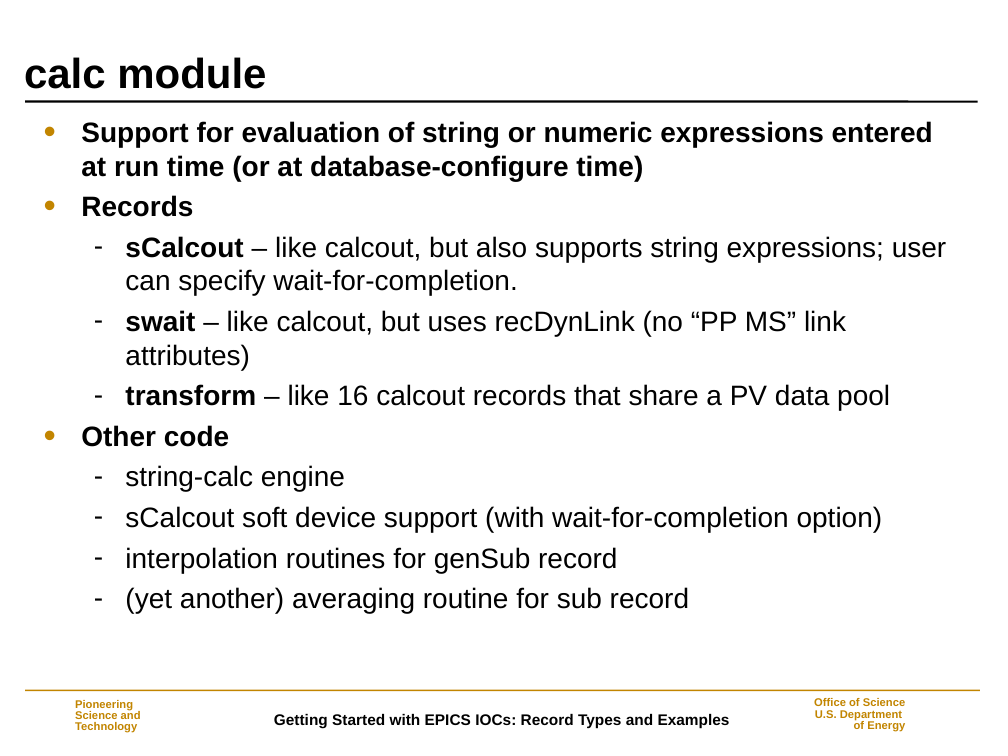
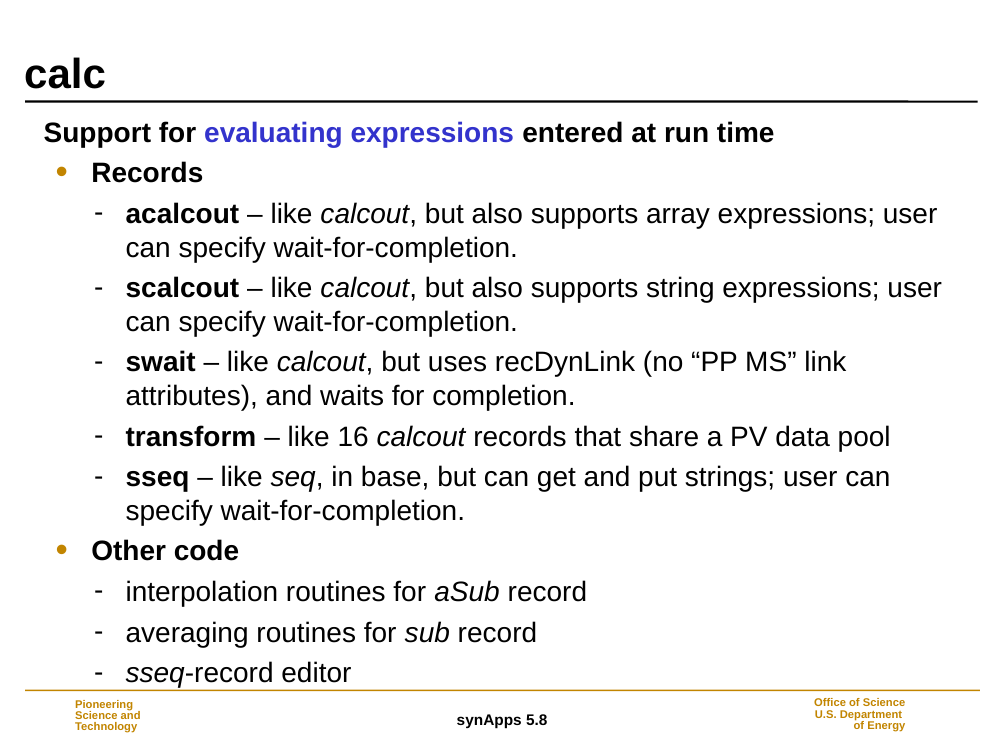
Before and after one commit to EPICS-synApps/documentation, a slide deck: slide 11 of IntroToSynApps.ppt (slide 9 before the commit). Drawn at 1008x756 pixels with LibreOffice and Linux fonts; fonts in the diff are those of the drawing; background and template pictures are left out. Boxes give left, top, right and bottom in pixels: in the first picture for what was removed or moved away, otherwise in the second. Text is boxed around its words. In the diff, an @@ line names an element or a change of style, - is before the commit and + after.

Commit message:
synApps_5_8

```diff
--- a/IntroToSynApps.ppt
+++ b/IntroToSynApps.ppt
@@ title at [24,57,106,89]: text changed @@
-calc module
+calc
@@ text at [44,121,775,147]: text changed @@
-• Support for evaluation of string or numeric expressions entered at run time (or at database-configure time)
+Support for evaluating expressions entered at run time
@@ text at [91,161,891,561]: italic on in "calcout"; indent changed @@
@@ text at [126,202,942,410]: text changed @@
-  – sCalcout – like calcout, but also supports string expressions; user can specify wait-for-completion.
-  – swait – like calcout, but uses recDynLink (no “PP MS” link attributes)
+  – acalcout – like calcout, but also supports array expressions; user can specify wait-for-completion.
+  – scalcout – like calcout, but also supports string expressions; user can specify wait-for-completion.
+  – swait – like calcout, but uses recDynLink (no “PP MS” link attributes), and waits for completion.
@@ text at [126,465,890,525]: paragraph added @@
+  – sseq – like seq, in base, but can get and put strings; user can specify wait-for-completion.
@@ text at [126,580,587,687]: text changed @@
-  – string-calc engine
-  – sCalcout soft device support (with wait-for-completion option)
-  – interpolation routines for genSub record
-  – (yet another) averaging routine for sub record
+  – interpolation routines for aSub record
+  – averaging routines for sub record
+  – sseq-record editor
@@ text at [457,714,547,728]: text changed @@
-Getting Started with EPICS IOCs: Record Types and Examples
+synApps 5.8
```
Also in this commit, not shown: 36 other slides changed, 13 slides added, 4 slides removed.
